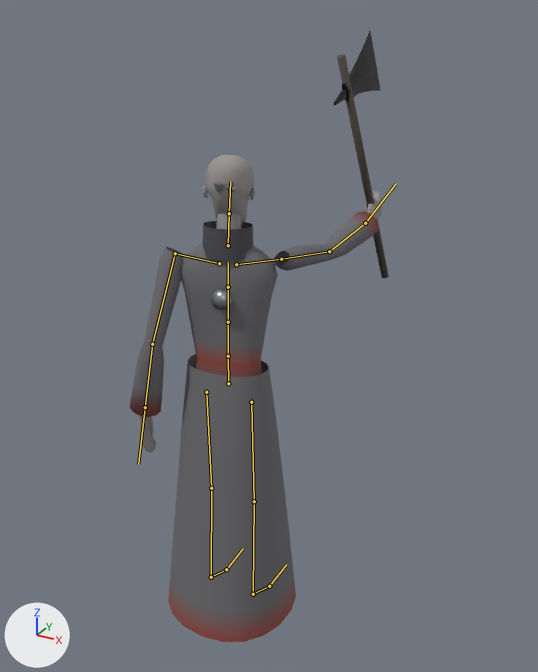
Two versions of the glTF model assets/models/characters/inquisitor.glb, one commit apart.
The view is the same before and after, from a camera (50 mm lens) standing at (1.41, -2.23, 2.47) and looking at (0.0, 0.34, 1.19). The axes (+X, +Y, +Z) are drawn at lower left. The lights are the same throughout. The older version comes first. Both versions are drawn at frame 9 of the action 'throw'; the numbers are the values there. The bones that change, and the others that lie on the model, are drawn over the model as lines.

In view in the first picture: 'Inquisitor'.
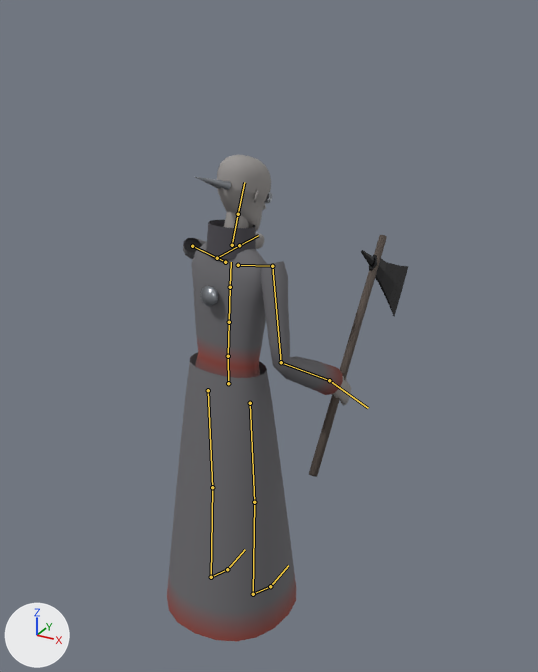
Pixel boxes [x1, y1, x2, y2] of what changed, in the pictures (538 x 672 px):
'Inquisitor', posed (7% narrower, 20% shorter)
    before: [130, 31, 389, 642]
    after: [167, 155, 408, 641]
bone 'Spine', root to tip
    before: (228, 356) to (228, 322)
    after: (228, 356) to (229, 322)
bone 'Chest', root to tip
    before: (228, 322) to (228, 287)
    after: (229, 322) to (230, 287)
bone 'UpperChest', root to tip
    before: (228, 287) to (228, 262)
    after: (230, 287) to (231, 262)
bone 'RightUpperArm', root to tip
    before: (281, 259) to (329, 251)
    after: (272, 266) to (281, 362)
bone 'RightLowerArm', root to tip
    before: (329, 251) to (365, 223)
    after: (281, 362) to (329, 380)
bone 'RightHand', root to tip
    before: (365, 223) to (396, 183)
    after: (329, 380) to (368, 408)
bone 'LeftUpperArm', root to tip
    before: (175, 253) to (152, 344)
    after: (192, 246) to (217, 258)
bone 'LeftLowerArm', root to tip
    before: (152, 344) to (145, 407)
    after: (217, 258) to (239, 245)
bone 'RightUpperLeg', root to tip
    before: (251, 402) to (254, 501)
    after: (250, 403) to (254, 502)
bone 'RightFoot', root to tip
    before: (253, 594) to (269, 586)
    after: (253, 594) to (270, 586)
bone 'LeftUpperLeg', root to tip
    before: (206, 392) to (211, 488)
    after: (208, 390) to (212, 487)
bone 'LeftFoot', root to tip
    before: (211, 577) to (226, 569)
    after: (211, 577) to (227, 569)

What the commit changed:
Bone 'Hips' (bone_hips) turns from (0, 5, 0) to (0, -2, 0) degrees about its own x, y and z.
Bone 'Spine' (bone_spine) turns from (2, 5, 0) to (3, -3, 0) degrees about its own x, y and z.
Bone 'Chest' (bone_chest) turns from (3, 6, 0) to (4, -3, 0) degrees about its own x, y and z.
Bone 'UpperChest' (bone_upperchest) turns from (3, 6, 1) to (4, -3, 0) degrees about its own x, y and z.
Bone 'RightUpperArm' (bone_rightupperarm) turns from (89, 26, 39) to (6, 0, 26) degrees about its own x, y and z.
Bone 'RightLowerArm' (bone_rightlowerarm) turns from (12, 0, 0) to (58, 0, 0) degrees about its own x, y and z.
Bone 'RightHand' (bone_righthand) turns from (13, 0, 0) to (-10, 0, 0) degrees about its own x, y and z.
Bone 'LeftUpperArm' (bone_leftupperarm) turns from (-8, 3, -26) to (75, -23, -33) degrees about its own x, y and z.
Bone 'LeftLowerArm' (bone_leftlowerarm) turns from (20, 0, 0) to (12, 0, 0) degrees about its own x, y and z.
Bone 'RightUpperLeg' (bone_rightupperleg) turns from (-1, 0, 0) to (0, 0, 0) degrees about its own x, y and z.
Bone 'RightFoot' (bone_rightfoot) turns from (0, 1, -3) to (0, -1, 1) degrees about its own x, y and z.
Bone 'LeftUpperLeg' (bone_leftupperleg) turns from (1, 0, 0) to (0, 0, 0) degrees about its own x, y and z.
Bone 'LeftFoot' (bone_leftfoot) turns from (0, 1, -3) to (0, -1, 1) degrees about its own x, y and z.
